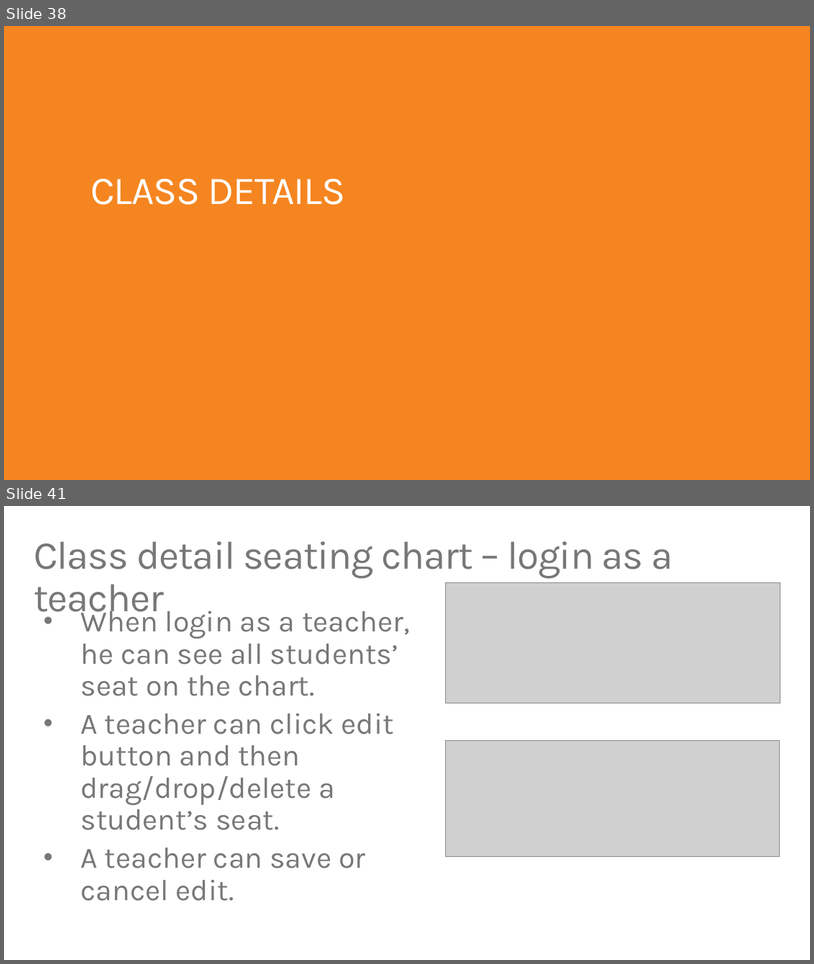
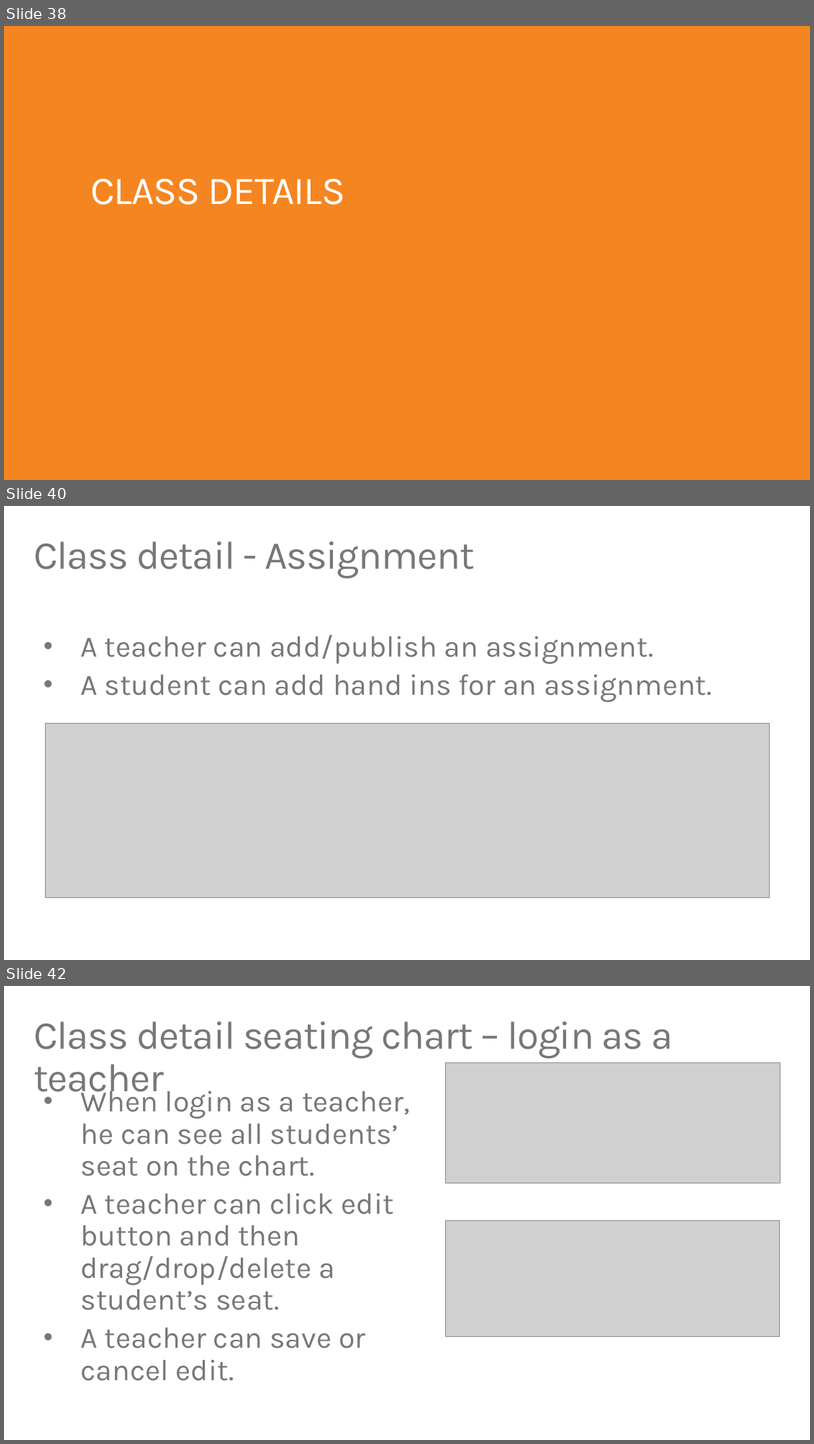
Before and after one commit to TylerLu/O365-EDU-PHP-Samples, a slide deck: EDU GRAPH-API Demo Script.pptx. Shown one above the other, each under a label of ours: slides 38 and 41 before the commit, slides 38, 40 and 42 after it; the slides between them are not shown. The pictures are 814x964 and 814x1444 pixels, drawn with LibreOffice and Linux fonts; fonts in the diff are those of the drawing; grey boxes stand for pictures. Boxes give left, top, right and bottom in pixels: in the first picture for what was removed or moved away, otherwise in the second. Text is boxed around its words. In the diff, an @@ line names an element or a change of style, - is before the commit and + after.

```diff
--- a/EDU GRAPH-API Demo Script.pptx
+++ b/EDU GRAPH-API Demo Script.pptx
@@ slide 40 added at (4, 506, 810, 960), background #FFFFFF @@
@@ title added at (34, 541, 475, 579), 48 pt, text #777778 @@
+Class detail - Assignment
@@ text added at (80, 635, 712, 702), 36 pt, text #777778 @@
+• A teacher can add/publish an assignment.
+• A student can add hand ins for an assignment.
@@ picture added at (45, 723, 769, 898) @@
@@ what was slide 41 is now slide 42 @@
```
Also in this commit, not shown: 6 slides changed, 2 slides removed, 54 other files.
